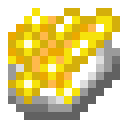
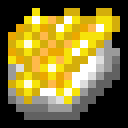
Two versions of the same layered image (128x128). Layer-by-layer changes:
showed "Background" over [0, 0, 128, 128]
